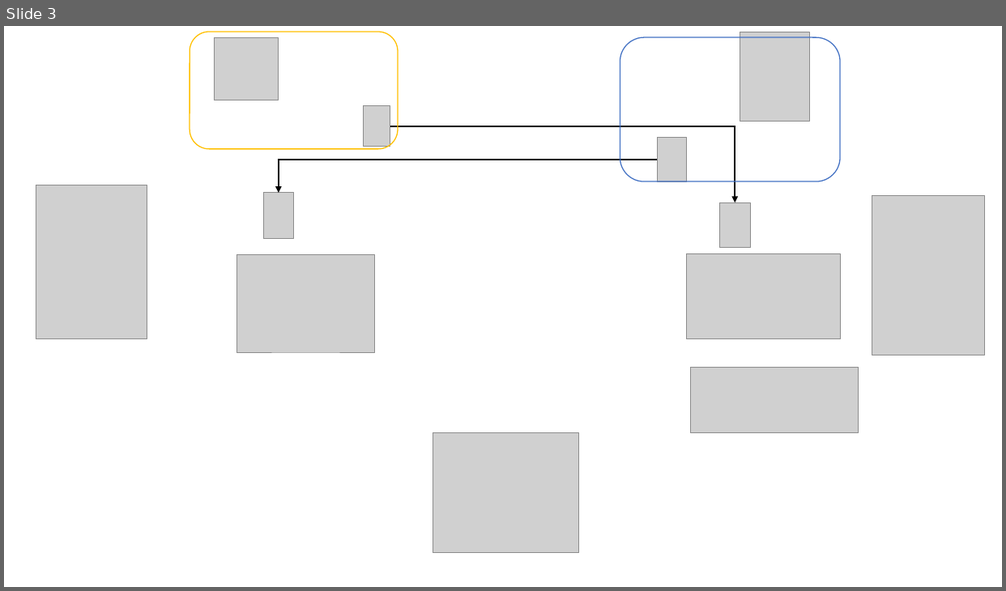
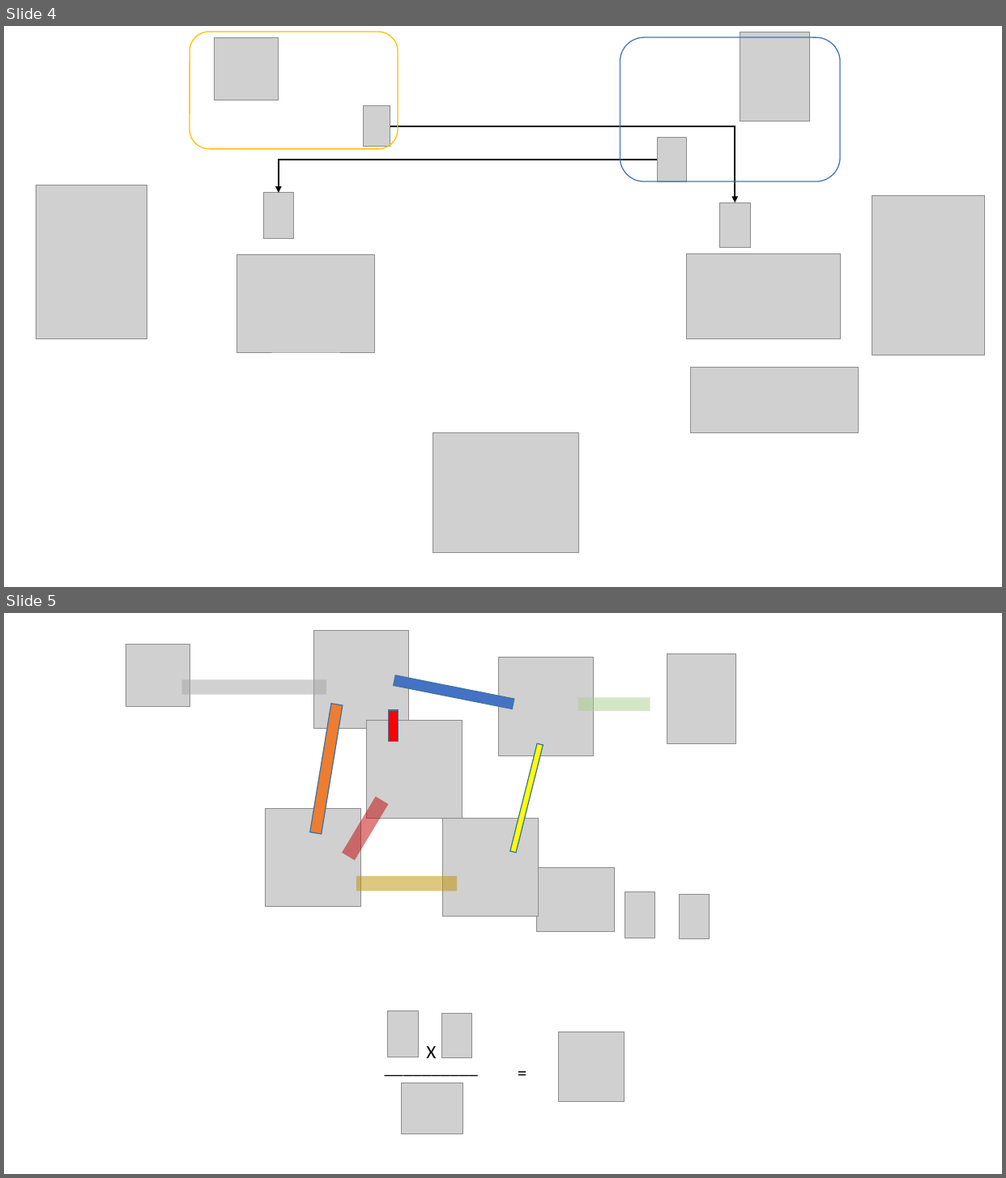
Before and after one commit to mukesh199739/Networking, a slide deck: ecdh.pptx. Shown one above the other, each under a label of ours: slide 3 before the commit, slides 4 and 5 after it. The pictures are 1006x591 and 1006x1178 pixels, drawn with LibreOffice and Linux fonts; fonts in the diff are those of the drawing; grey boxes stand for pictures. Boxes give left, top, right and bottom in pixels: in the first picture for what was removed or moved away, otherwise in the second. Text is boxed around its words. In the diff, an @@ line names an element or a change of style, - is before the commit and + after.

```diff
--- a/ecdh.pptx
+++ b/ecdh.pptx
@@ slide 5 added at (4,613,1002,1174), background #FFFFFF @@
@@ picture added at (314,630,409,728) @@
@@ picture added at (126,645,189,707) @@
@@ picture added at (499,658,594,756) @@
@@ picture added at (667,654,736,744) @@
@@ rectangle added at (182,679,326,695), fill #A5A5A5 at 50% opacity @@
@@ rectangle added at (394,675,514,709), fill #4472C4, outline #43739E 1 pt @@
@@ rectangle added at (309,704,342,834), fill #ED7D31, outline #43739E 1 pt @@
@@ rectangle added at (578,697,650,711), fill #A9D18E at 50% opacity @@
@@ picture added at (367,720,462,818) @@
@@ rectangle added at (389,710,398,742), fill #FF0000, outline #43739E 1 pt @@
@@ rectangle added at (510,743,543,853), fill #FFFF00, outline #43739E 1 pt @@
@@ rectangle added at (342,797,388,861), fill #C00000 at 50% opacity @@
@@ picture added at (266,808,360,906) @@
@@ picture added at (443,818,538,916) @@
@@ rectangle added at (356,876,458,892), fill #BF9000 at 50% opacity @@
@@ picture added at (537,867,615,931) @@
@@ picture added at (625,892,656,939) @@
@@ picture added at (680,895,710,939) @@
@@ picture added at (388,1012,419,1058) @@
@@ picture added at (442,1013,473,1059) @@
@@ text added at (426,1046,436,1059), 18 pt, text #000000 @@
+X
@@ picture added at (559,1033,624,1102) @@
@@ text added at (377,1053,499,1082), 18 pt, text #000000 @@
+__________
@@ text added at (510,1058,543,1088), 18 pt, text #000000 @@
+=
@@ picture added at (402,1083,463,1134) @@
@@ what was slide 3 is now slide 4 @@
```
Also in this commit, not shown: 2 other slides added.
